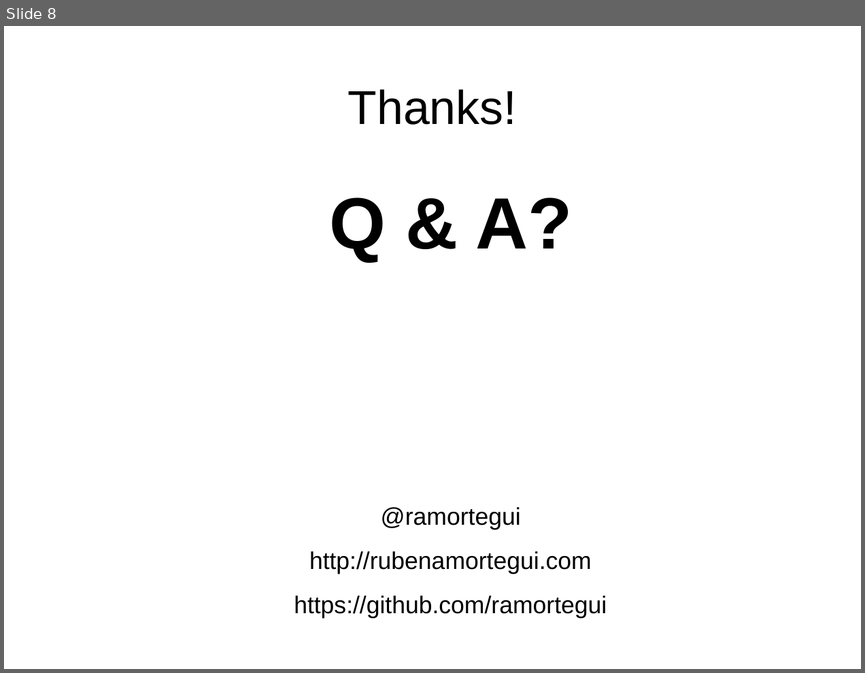
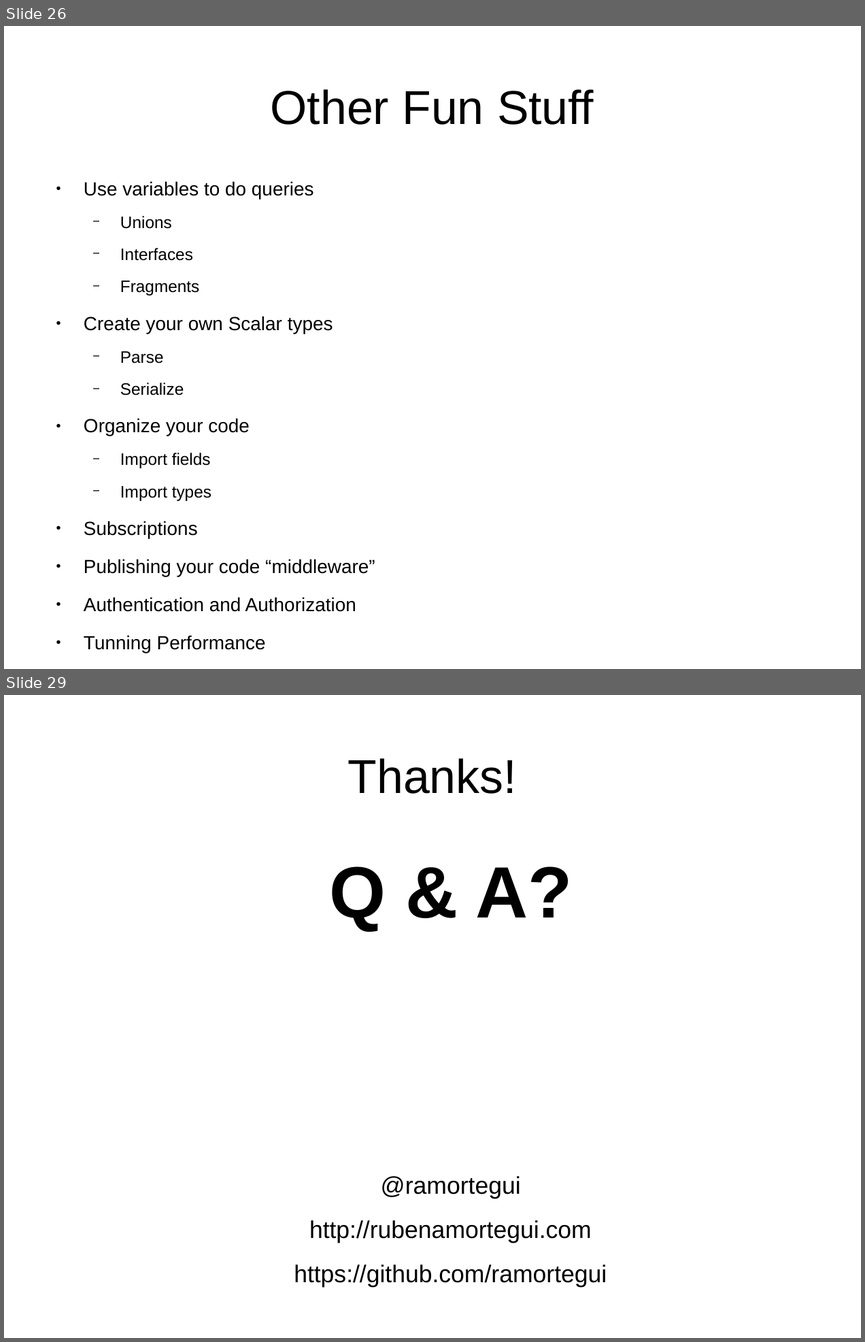
Before and after one commit to ramortegui/talks, a slide deck: elixir-absinthe-basics.odp. Shown one above the other, each under a label of ours: slide 8 before the commit, slides 26 and 29 after it; the slides between them are not shown. The pictures are 865x673 and 865x1342 pixels, drawn with LibreOffice and Linux fonts; fonts in the diff are those of the drawing. Boxes give left, top, right and bottom in pixels: in the first picture for what was removed or moved away, otherwise in the second. Text is boxed around its words. In the diff, an @@ line names an element or a change of style, - is before the commit and + after.

```diff
--- a/elixir-absinthe-basics.odp
+++ b/elixir-absinthe-basics.odp
@@ slide 26 added at (4, 26, 861, 669), background #FFFFFF @@
@@ title added at (271, 89, 594, 125), 44 pt, text #000000 @@
+Other Fun Stuff
@@ text added at (84, 181, 375, 652), 17.6 pt, text #000000 @@
+● Use variables to do queries
+  − Unions
+  − Interfaces
+  − Fragments
+● Create your own Scalar types
+  − Parse
+  − Serialize
+● Organize your code
+  − Import fields
+  − Import types
+● Subscriptions
+● Publishing your code “middleware”
+● Authentication and Authorization
+● Tunning Performance
@@ what was slide 8 is now slide 29 @@
```
Also in this commit, not shown: 4 slides changed, 23 other slides added, 3 slides removed.
